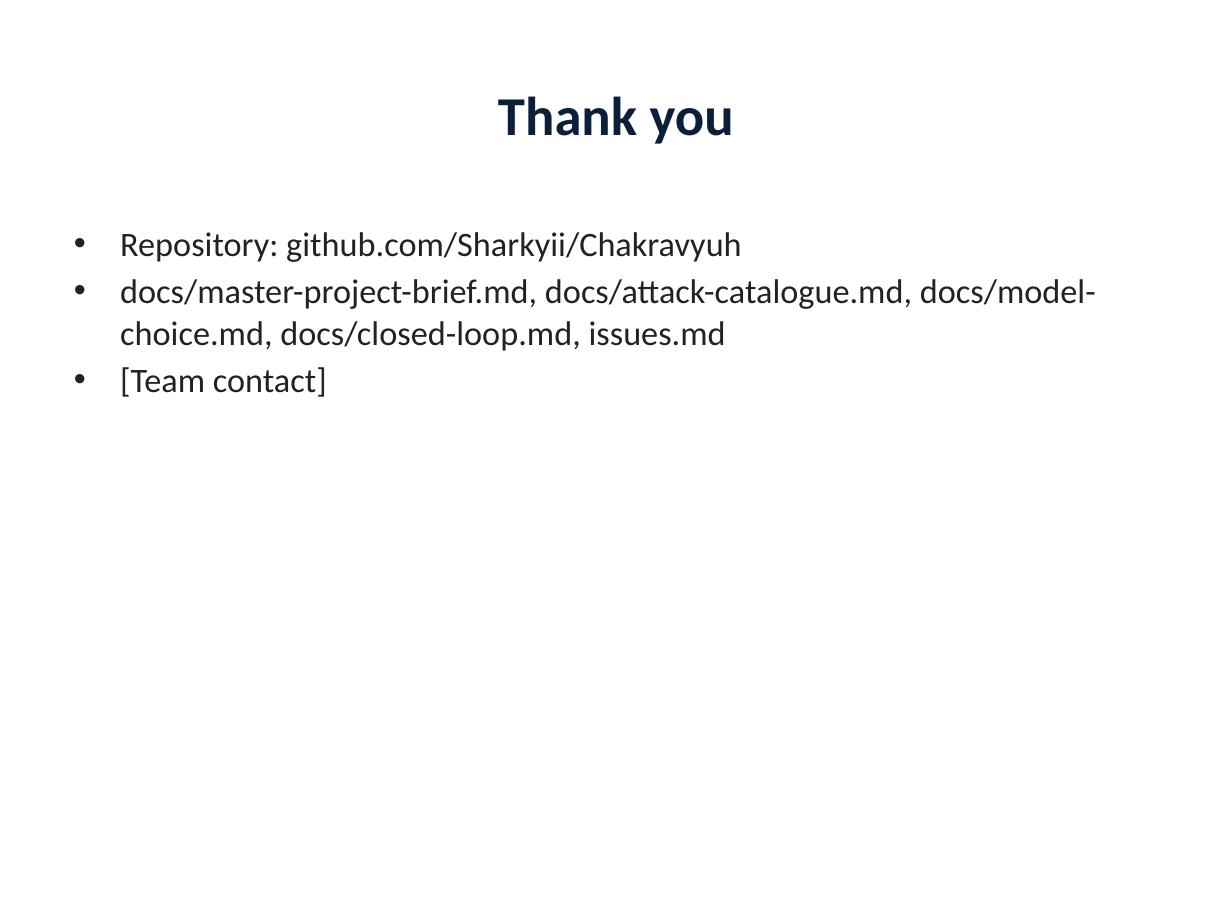
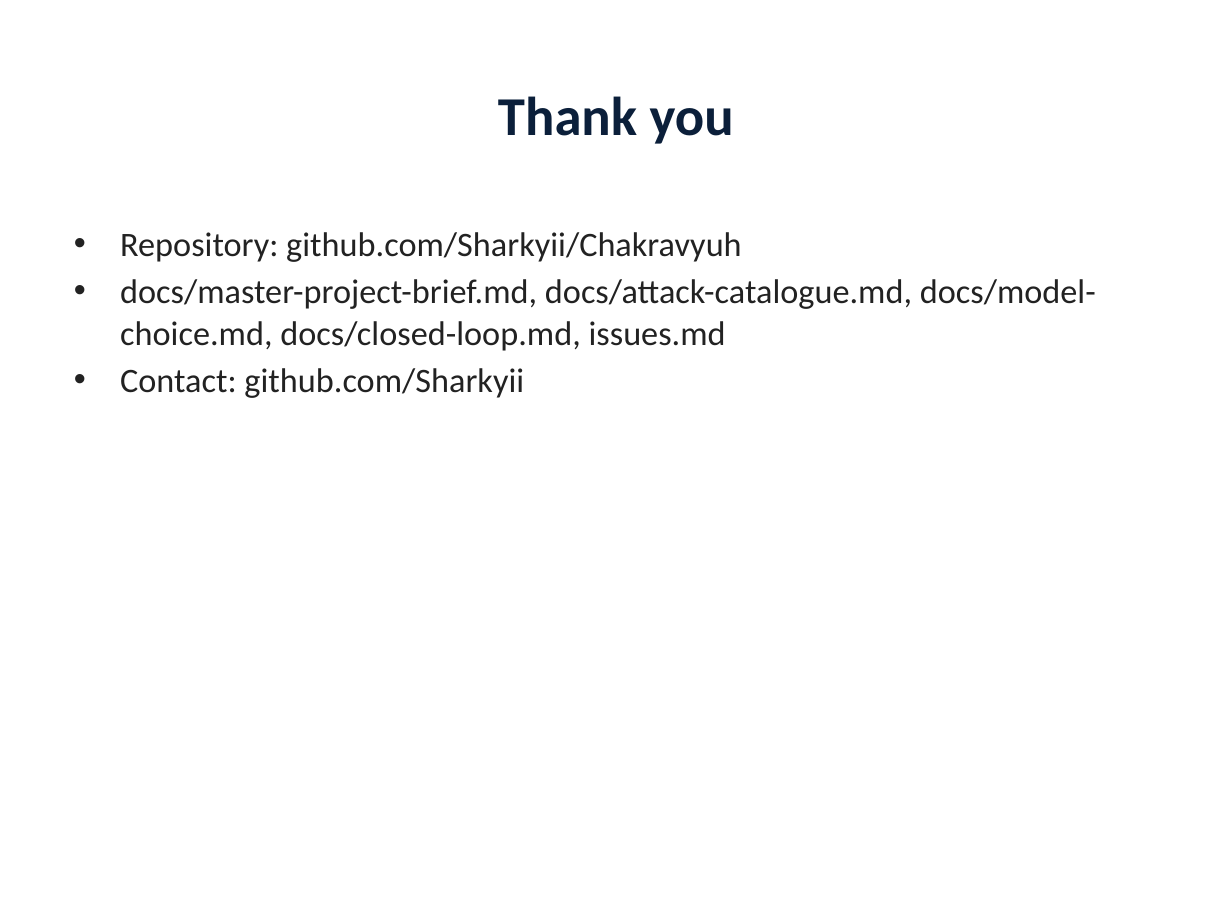
Before and after one commit to Sharkyii/Chakravyuh, a slide deck: slide 18 of docs/deck/chakravyuh-walkthrough.pptx. Drawn at 1232x924 pixels with LibreOffice and Linux fonts; fonts in the diff are those of the drawing. Boxes give left, top, right and bottom in pixels: in the first picture for what was removed or moved away, otherwise in the second. Text is boxed around its words. In the diff, an @@ line names an element or a change of style, - is before the commit and + after.

Commit message:
Update walkthrough deck with team name and Next.js frontend details

```diff
--- a/docs/deck/chakravyuh-walkthrough.pptx
+++ b/docs/deck/chakravyuh-walkthrough.pptx
@@ text at [120,368,524,398]: text changed @@
-• [Team contact]
+• Contact: github.com/Sharkyii
```
Also in this commit, not shown: 2 other slides changed, 1 other file.
